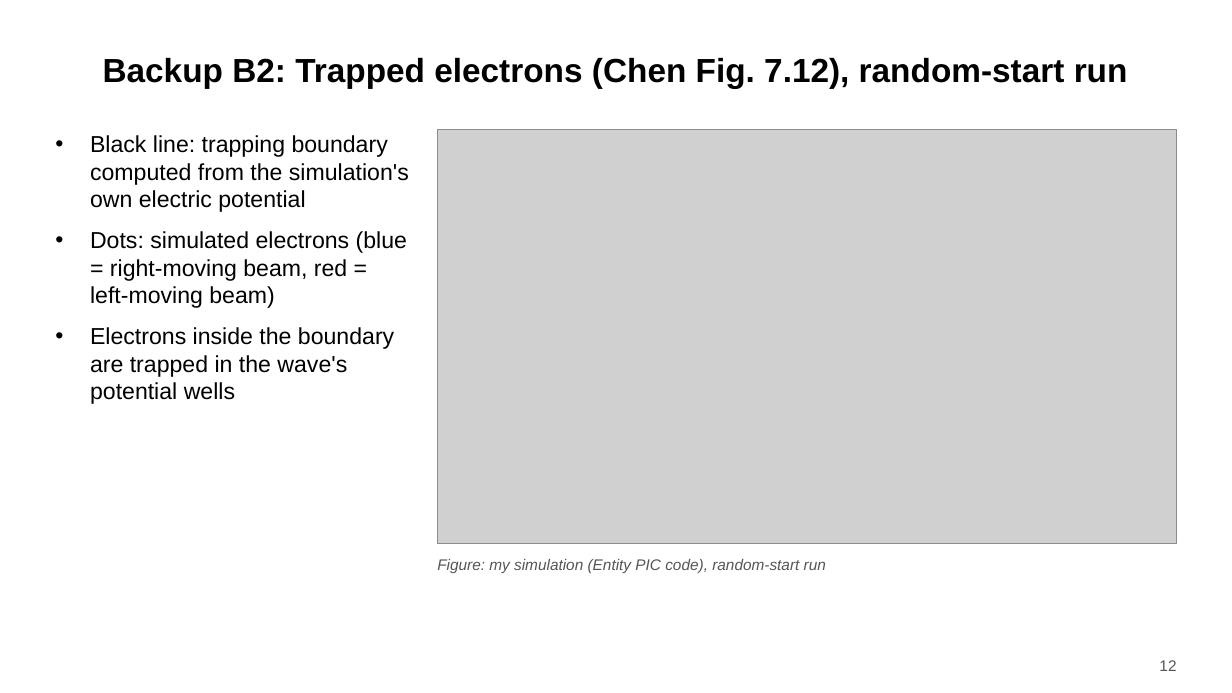
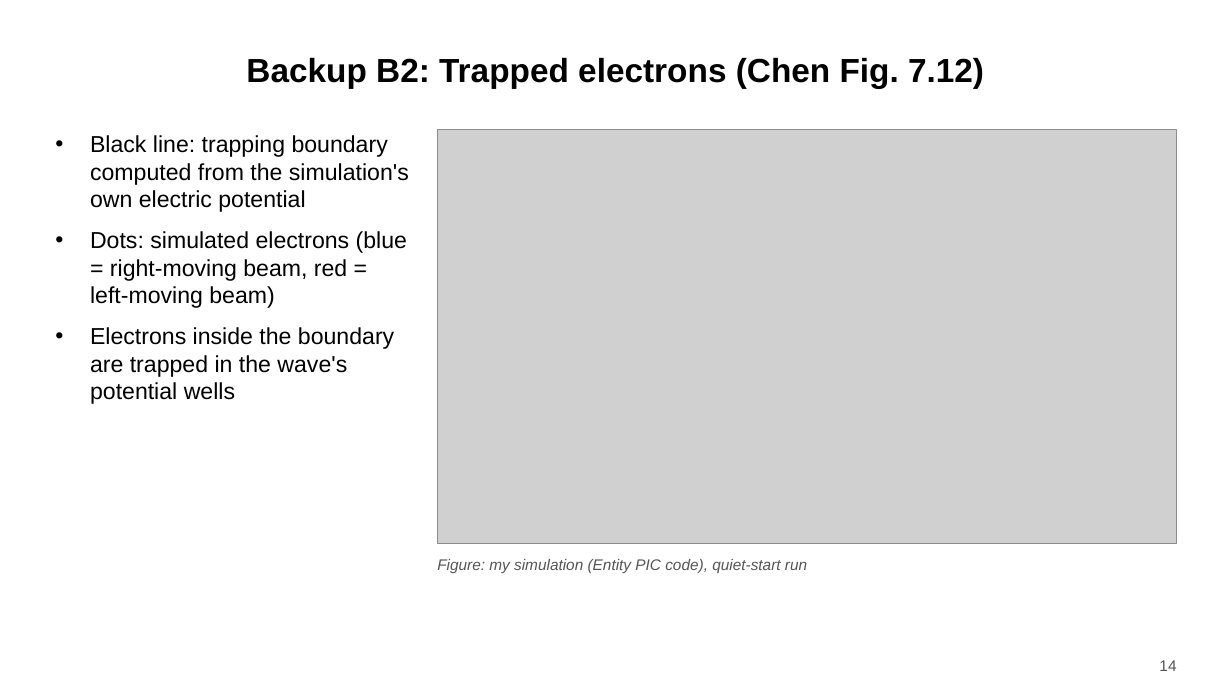
Before and after one commit to harry-wu-28/plasma, a slide deck: slide 14 of twostream/results/talk/twostream_talk.pptx (slide 12 before the commit). Drawn at 1232x693 pixels with LibreOffice and Linux fonts; fonts in the diff are those of the drawing; grey boxes stand for pictures. Boxes give left, top, right and bottom in pixels: in the first picture for what was removed or moved away, otherwise in the second. Text is boxed around its words. In the diff, an @@ line names an element or a change of style, - is before the commit and + after.

```diff
--- a/twostream/results/talk/twostream_talk.pptx
+++ b/twostream/results/talk/twostream_talk.pptx
@@ title at (246,57,984,88): text changed @@
-Backup B2: Trapped electrons (Chen Fig. 7.12), random-start run
+Backup B2: Trapped electrons (Chen Fig. 7.12)
@@ text at (437,559,807,573): text changed @@
-Figure: my simulation (Entity PIC code), random-start run
+Figure: my simulation (Entity PIC code), quiet-start run
@@ page number at (1159,660,1176,671): text changed @@
-12
+14
```
Also in this commit, not shown: 5 other slides changed, 2 slides added, 8 other files.
